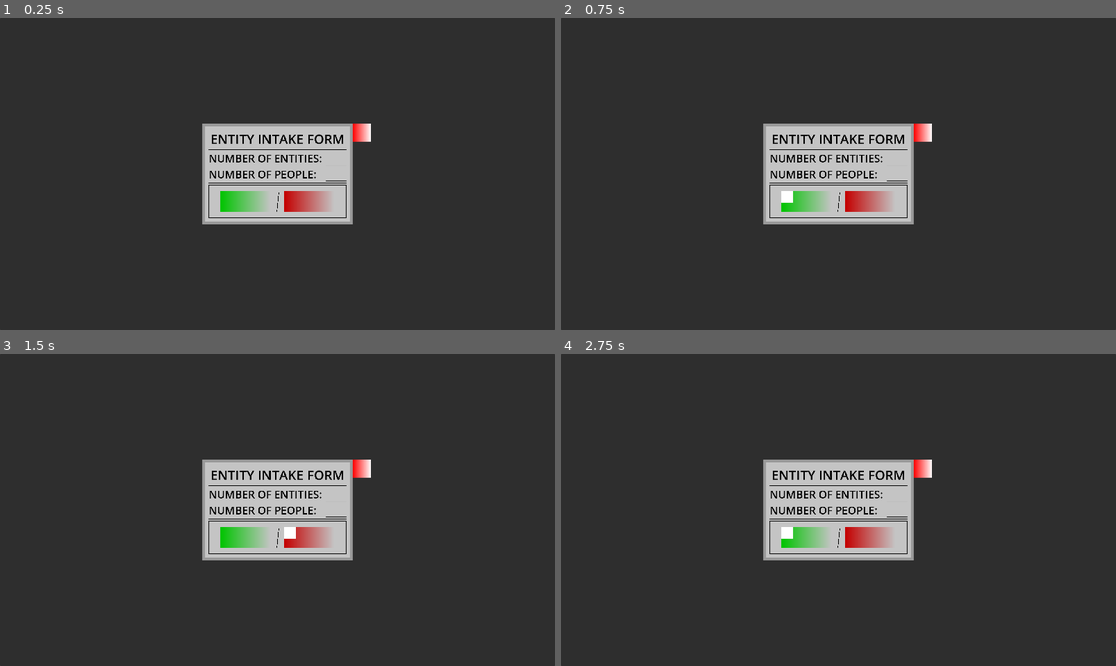
Above: before the commit, frames 1-4 (two rows, left to right).
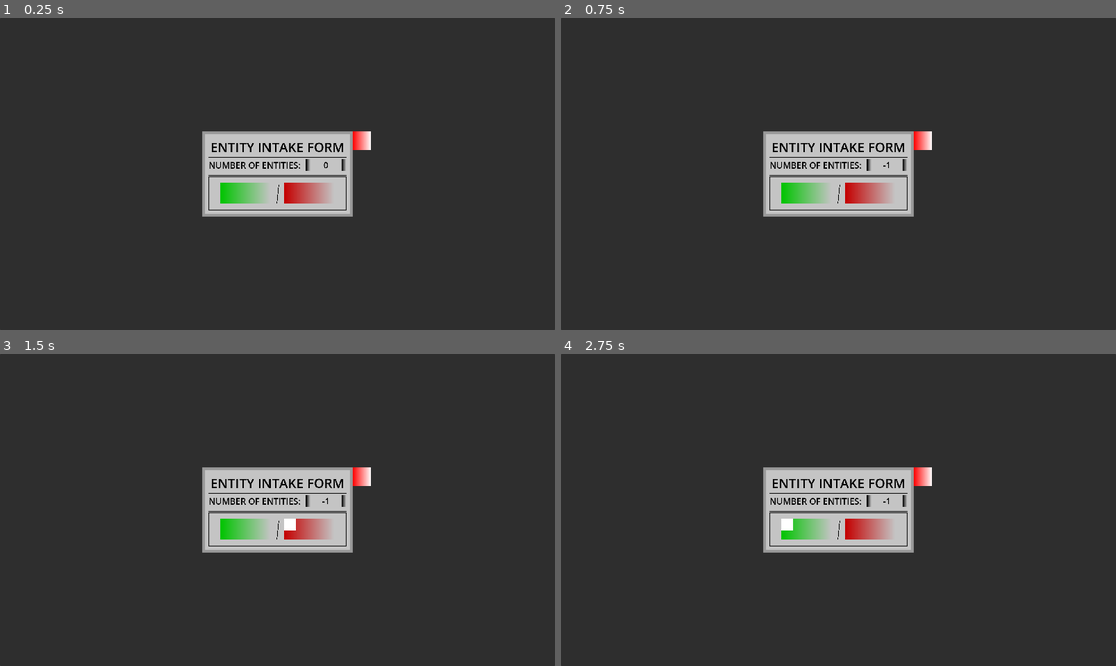
Above: after the commit, the same moments.

Repository: Blulow/brackeysjam
Game: Godot game, scene res://scenes/popup_ui/paper_popup.tscn
Two runs of this game, one before a commit and one after it. Both use one fixed random seed, a clock stepped at 60 frames per second and the inputs below. This scene is started directly instead of the project's main scene.
Inputs (mouse positions are in pixels of both pictures, inside the frame that each line leads up to; where the layout moved, square brackets give the same spot in the first picture):
- Up to frame 1 (0.25 s): no input
- Up to frame 2 (0.75 s): click (871, 164) [805, 202] at 0.5 s
- Up to frame 3 (1.5 s): click (310, 528) [310, 538] at 1.25 s
- Up to frame 4 (2.75 s): click (805, 528) [805, 538] at 2 s

The runs differ from the first frame. In frame 1, 4.2% of the frame differs, in the area x 36-67%, y 33-67%; in frame 2, 4.3%; in frame 3, 4.3%; in frame 4, 4.3%.
Error before the commit: Invalid access to property or key 'concluded' on a base object of type 'Nil'. (res://scripts/popup_ui/entity_intake_form.gd:18)
Error after the commit: Invalid access to property or key 'form_data' on a base object of type 'Nil'. (res://scripts/popup_ui/entity_intake_form.gd:15)

Commit message:
fix: make form save data

Diff:
--- a/scenes/popup_ui/paper_popup.tscn
+++ b/scenes/popup_ui/paper_popup.tscn
@@ -3,6 +3,7 @@
 [ext_resource type="PackedScene" uid="uid://bul24ekiahunx" path="res://scenes/popup_ui/ui/popup_overlay.tscn" id="1_1o16k"]
 [ext_resource type="Script" uid="uid://cxvoga8trt63q" path="res://scripts/popup_ui/entity_intake_form.gd" id="1_bl03r"]
 [ext_resource type="PackedScene" uid="uid://dqp20ijshb2ac" path="res://scenes/popup_ui/ui/close_button.tscn" id="2_bl03r"]
+[ext_resource type="Script" uid="uid://dqyyx3iqqr7ko" path="res://scripts/popup_ui/ui/number_selector.gd" id="3_7en8x"]
 
 [sub_resource type="StyleBoxFlat" id="StyleBoxFlat_tef5t"]
 content_margin_left = 10.0
@@ -18,26 +19,19 @@
 width = 292
 height = 274
 
-[sub_resource type="StyleBoxFlat" id="StyleBoxFlat_1o16k"]
-content_margin_left = 5.0
-content_margin_top = 5.0
-content_margin_right = 5.0
-content_margin_bottom = 5.0
-bg_color = Color(1, 1, 1, 1)
-border_width_bottom = 2
-border_color = Color(0, 0, 0, 1)
-
-[sub_resource type="StyleBoxFlat" id="StyleBoxFlat_7en8x"]
-content_margin_left = 5.0
-content_margin_top = 5.0
-content_margin_right = 5.0
-content_margin_bottom = 5.0
-bg_color = Color(1, 1, 1, 1)
-border_width_left = 2
-border_width_top = 2
-border_width_right = 2
-border_width_bottom = 2
-border_color = Color(0, 0, 0, 1)
+[sub_resource type="Gradient" id="Gradient_vljdq"]
+
+[sub_resource type="GradientTexture2D" id="GradientTexture2D_gqu7n"]
+gradient = SubResource("Gradient_vljdq")
+width = 16
+height = 40
+
+[sub_resource type="Gradient" id="Gradient_jh6vo"]
+
+[sub_resource type="GradientTexture2D" id="GradientTexture2D_ev8k7"]
+gradient = SubResource("Gradient_jh6vo")
+width = 16
+height = 40
 
 [sub_resource type="StyleBoxFlat" id="StyleBoxFlat_bl03r"]
 bg_color = Color(1, 1, 1, 1)
@@ -104,9 +98,9 @@
 anchor_right = 0.5
 anchor_bottom = 0.5
 offset_left = -260.0
-offset_top = -175.0
+offset_top = -147.0
 offset_right = 260.0
-offset_bottom = 175.0
+offset_bottom = 147.0
 grow_horizontal = 2
 grow_vertical = 2
 theme_override_styles/panel = SubResource("StyleBoxFlat_tef5t")
@@ -119,7 +113,7 @@
 [node name="MarginContainer" type="MarginContainer" parent="UI/PanelContainer/TextureRect" unique_id=793368463]
 layout_mode = 0
 offset_right = 500.0
-offset_bottom = 330.0
+offset_bottom = 274.0
 theme_override_constants/margin_left = 12
 theme_override_constants/margin_top = 12
 theme_override_constants/margin_right = 12
@@ -147,32 +141,28 @@
 layout_mode = 2
 size_flags_horizontal = 3
 theme_override_colors/font_color = Color(0, 0, 0, 1)
-theme_override_font_sizes/font_size = 37
+theme_override_font_sizes/font_size = 30
 text = "NUMBER OF ENTITIES: "
 
-[node name="LineEdit" type="LineEdit" parent="UI/PanelContainer/TextureRect/MarginContainer/VBoxContainer/HBoxContainer" unique_id=1927148306]
+[node name="NumberSelector" type="HBoxContainer" parent="UI/PanelContainer/TextureRect/MarginContainer/VBoxContainer/HBoxContainer" unique_id=1980995043]
+layout_mode = 2
+size_flags_vertical = 4
+script = ExtResource("3_7en8x")
+
+[node name="TextureButton" type="TextureButton" parent="UI/PanelContainer/TextureRect/MarginContainer/VBoxContainer/HBoxContainer/NumberSelector" unique_id=1337514150]
+layout_mode = 2
+texture_normal = SubResource("GradientTexture2D_gqu7n")
+
+[node name="Label" type="Label" parent="UI/PanelContainer/TextureRect/MarginContainer/VBoxContainer/HBoxContainer/NumberSelector" unique_id=1111133508]
+custom_minimum_size = Vector2(100, 0)
 layout_mode = 2
 theme_override_colors/font_color = Color(0, 0, 0, 1)
-theme_override_colors/caret_color = Color(0.26171875, 0.26171875, 0.26171875, 1)
-theme_override_styles/normal = SubResource("StyleBoxFlat_1o16k")
-theme_override_styles/focus = SubResource("StyleBoxFlat_7en8x")
-
-[node name="HBoxContainer2" type="HBoxContainer" parent="UI/PanelContainer/TextureRect/MarginContainer/VBoxContainer" unique_id=1711507892]
-layout_mode = 2
-
-[node name="Label2" type="Label" parent="UI/PanelContainer/TextureRect/MarginContainer/VBoxContainer/HBoxContainer2" unique_id=1385835564]
-layout_mode = 2
-size_flags_horizontal = 3
-theme_override_colors/font_color = Color(0, 0, 0, 1)
-theme_override_font_sizes/font_size = 37
-text = "NUMBER OF PEOPLE: "
-
-[node name="LineEdit" type="LineEdit" parent="UI/PanelContainer/TextureRect/MarginContainer/VBoxContainer/HBoxContainer2" unique_id=706398105]
-layout_mode = 2
-theme_override_colors/font_color = Color(0, 0, 0, 1)
-theme_override_colors/caret_color = Color(0.26171875, 0.26171875, 0.26171875, 1)
-theme_override_styles/normal = SubResource("StyleBoxFlat_1o16k")
-theme_override_styles/focus = SubResource("StyleBoxFlat_7en8x")
+theme_override_font_sizes/font_size = 29
+horizontal_alignment = 1
+
+[node name="TextureButton2" type="TextureButton" parent="UI/PanelContainer/TextureRect/MarginContainer/VBoxContainer/HBoxContainer/NumberSelector" unique_id=1225899652]
+layout_mode = 2
+texture_normal = SubResource("GradientTexture2D_ev8k7")
 
 [node name="ColorRect9" type="ColorRect" parent="UI/PanelContainer/TextureRect/MarginContainer/VBoxContainer" unique_id=595801993]
 custom_minimum_size = Vector2(0, 2)
@@ -222,14 +212,19 @@
 [node name="CloseButton" parent="UI" unique_id=1617579724 instance=ExtResource("2_bl03r")]
 layout_mode = 0
 offset_left = 280.0
-offset_top = -155.0
+offset_top = -127.0
 offset_right = 344.0
-offset_bottom = -91.0
+offset_bottom = -63.0
 
 [node name="Indicator" type="ColorRect" parent="UI" unique_id=1790492604]
+visible = false
 layout_mode = 0
 offset_right = 40.0
 offset_bottom = 40.0
 
+[connection signal="number_update" from="UI/PanelContainer/TextureRect/MarginContainer/VBoxContainer/HBoxContainer/NumberSelector" to="." method="_on_number_update"]
+[connection signal="pressed" from="UI/PanelContainer/TextureRect/MarginContainer/VBoxContainer/HBoxContainer/NumberSelector/TextureButton" to="UI/PanelContainer/TextureRect/MarginContainer/VBoxContainer/HBoxContainer/NumberSelector" method="_on_texture_button_pressed"]
+[connection signal="pressed" from="UI/PanelContainer/TextureRect/MarginContainer/VBoxContainer/HBoxContainer/NumberSelector/TextureButton2" to="UI/PanelContainer/TextureRect/MarginContainer/VBoxContainer/HBoxContainer/NumberSelector" method="_on_texture_button_2_pressed"]
 [connection signal="pressed" from="UI/PanelContainer/TextureRect/MarginContainer/VBoxContainer/PanelContainer/MarginContainer/HBoxContainer/TextureButton" to="." method="_on_accept_pressed"]
 [connection signal="pressed" from="UI/PanelContainer/TextureRect/MarginContainer/VBoxContainer/PanelContainer/MarginContainer/HBoxContainer/TextureButton2" to="." method="_on_reject_pressed"]
+[connection signal="pressed" from="UI/CloseButton" to="." method="_on_close_button_pressed"]
--- a/scripts/managers/round_manager.gd
+++ b/scripts/managers/round_manager.gd
@@ -10,8 +10,13 @@
 
 var current_round: int = 0
 var round_state: int = -1
+enum RoundStates { START, STAY, END }
 
-enum RoundStates { START, STAY, END }
+var form_data: Dictionary = {
+	"entity_count": 0,
+	"conc": -1
+}
+enum Conc { ACCEPT, REJECT }
 
 signal round_start
 signal round_stay
--- a/scripts/people/cam/cam_people.gd
+++ b/scripts/people/cam/cam_people.gd
@@ -14,4 +14,7 @@
 		container.add_child(person)
 		person.apply_config(config)
 
-	if GameManager.round_manager.people.singular: feet_tex.modulate = Color.RED
+	var total_feet: int = 0
+	for e in GameManager.round_manager.people.people:
+		if e.feet_view: total_feet += 1
+	if total_feet == 1: feet_tex.modulate = Color.RED
--- a/scripts/popup_ui/entity_intake_form.gd
+++ b/scripts/popup_ui/entity_intake_form.gd
@@ -5,19 +5,51 @@
 @onready var indicator: ColorRect = $UI/Indicator
 @onready var accept_btn: TextureButton = $UI/PanelContainer/TextureRect/MarginContainer/VBoxContainer/PanelContainer/MarginContainer/HBoxContainer/TextureButton
 @onready var reject_btn: TextureButton = $UI/PanelContainer/TextureRect/MarginContainer/VBoxContainer/PanelContainer/MarginContainer/HBoxContainer/TextureButton2
+@onready var number_selector: NumberSelector = $UI/PanelContainer/TextureRect/MarginContainer/VBoxContainer/HBoxContainer/NumberSelector
 
-enum Conc { ACCEPT, REJECT }
+var entity_count: int = 0
+
 var conc: int = -1
 
 func _ready() -> void:
-	indicator.visible = false
+	entity_count = GameManager.round_manager.form_data.entity_count
+	conc = GameManager.round_manager.form_data.conc
+
+	number_selector.number = entity_count
+	number_selector.update_display()
+
+	(func():
+		match conc:
+			-1:
+				indicator.visible = false
+			GameManager.round_manager.Conc.ACCEPT:
+				accept_indicator()
+			GameManager.round_manager.Conc.REJECT:
+				reject_indicator()
+	).call_deferred()
+
 
 func _on_accept_pressed() -> void:
-	indicator.visible = true
-	indicator.global_position = accept_btn.global_position
+	accept_indicator()
+	conc = GameManager.round_manager.Conc.ACCEPT
 	GameManager.round_manager.concluded.emit(true)
 
 func _on_reject_pressed() -> void:
+	reject_indicator()
+	conc = GameManager.round_manager.Conc.REJECT
+	GameManager.round_manager.concluded.emit(true)
+
+func accept_indicator() -> void:
+	indicator.visible = true
+	indicator.global_position = accept_btn.global_position
+
+func reject_indicator() -> void:
 	indicator.visible = true
 	indicator.global_position = reject_btn.global_position
-	GameManager.round_manager.concluded.emit(true)
+
+func _on_number_update(num: int) -> void:
+	entity_count = num
+
+func _on_close_button_pressed() -> void:
+	GameManager.round_manager.form_data.entity_count = entity_count
+	GameManager.round_manager.form_data.conc = conc
--- /dev/null
+++ b/scripts/popup_ui/ui/number_selector.gd
@@ -0,0 +1,25 @@
+extends HBoxContainer
+class_name NumberSelector
+
+@export var number: int = 0
+@export var min: int = -10000
+@export var max: int = 10000
+
+signal number_update(num: int)
+
+func _ready() -> void:
+	update_display()
+
+func _on_texture_button_pressed() -> void:
+	if number <= min: return
+	number -= 1
+	update_display()
+
+func _on_texture_button_2_pressed() -> void:
+	if number >= max: return
+	number += 1
+	update_display()
+
+func update_display() -> void:
+	$Label.text = str(number)
+	number_update.emit(number)
Not shown, added: scripts/popup_ui/ui/number_selector.gd.uid
